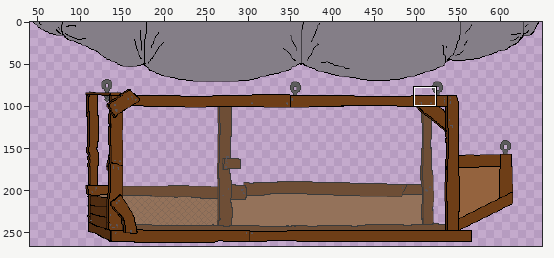
A pixel-art file gets an edit: AirshipDeathraceNineThousand/Assets/Sprites/gondola2.ase. The first picture is a wide view before the edit; the outline marks the close-up.
Close-up. As it was:
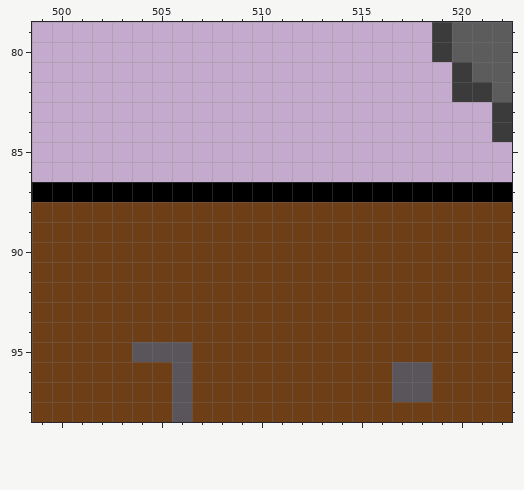
700x300 pixels, 1 frame. Colours within 5 levels of each other are drawn and written as one. Shown: x 499..522, y 79..98. The wide view leaves out empty margins. The commit also changed other parts of the picture, which this record leaves out.
After the commit:
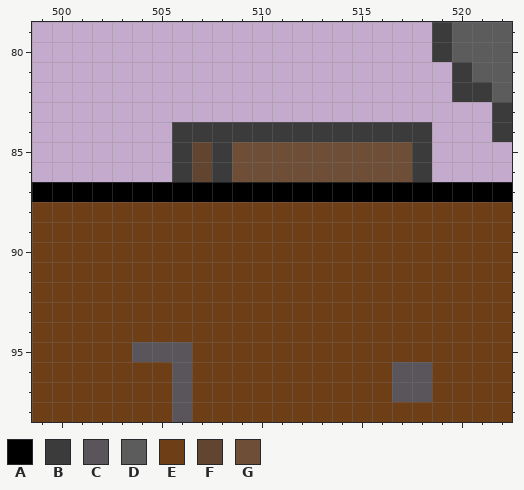
Palette (. is transparent): A #000000  B #3b3b3b  C #59555b  D #5c5c5c  E #6e3e17  F #614530  G #6e4e36
Change:
--- layer "Layer"
@@ x 499..522 @@
 83 .......................B
-84 .......................B
-85 ........................
-86 ........................
+84 .......BBBBBBBBBBBBB...B
+85 .......BFBGGGGGGGGGB....
+86 .......BFBGGGGGGGGGB....
 87 AAAAAAAAAAAAAAAAAAAAAAAA
Pixel boxes of the changes (left, top, right, bottom) in both close-ups:
added: (172, 122, 432, 182)
